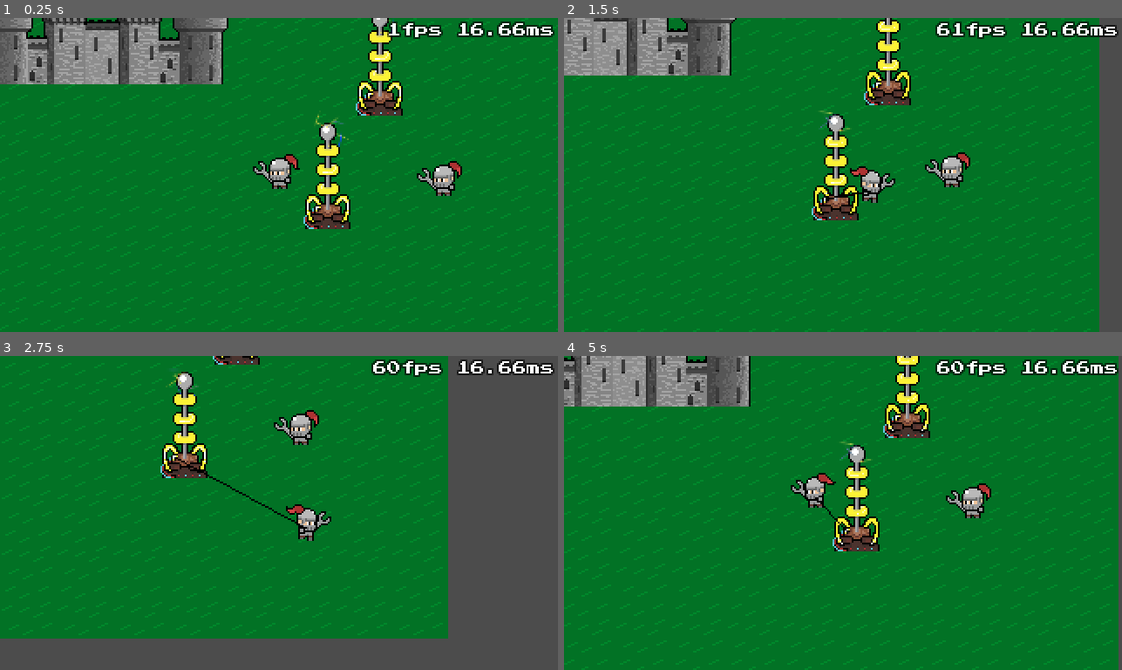
Above: before the commit, frames 1-4 (two rows, left to right).
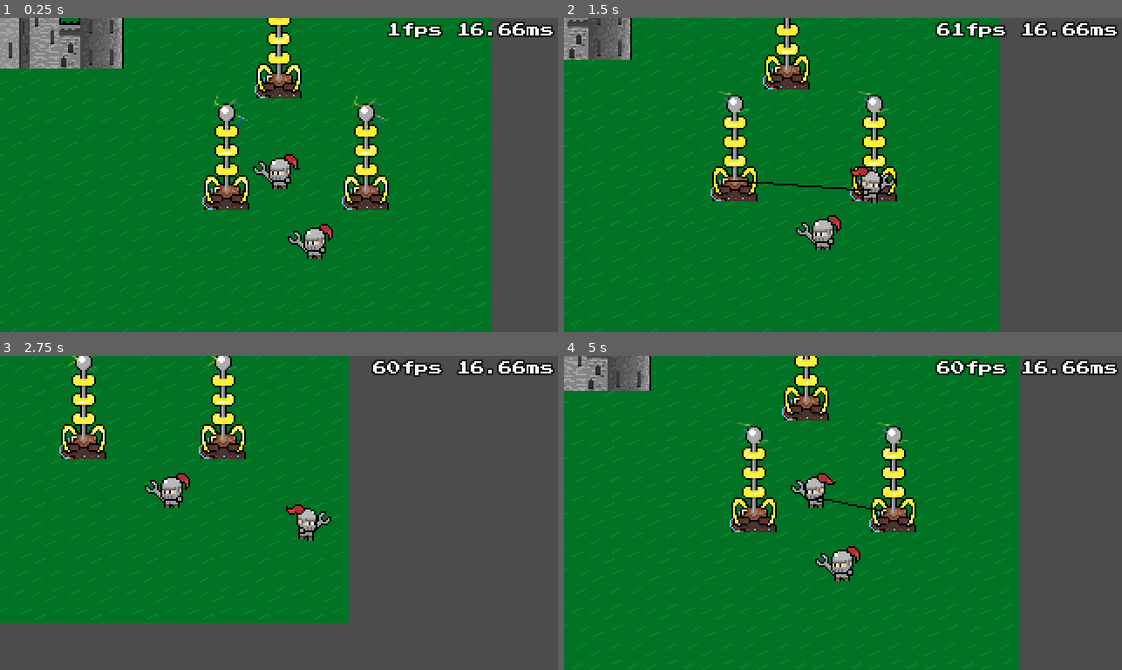
Above: after the commit, the same moments.

Repository: GreenDjango/GMTK2021
Game: Godot game, scene res://src/scenes/Game.tscn
The game is run twice, just before and just after one commit, with the same random seed, the same clock (stepped at 60 frames per second) and the same inputs.
Inputs:
- Up to frame 1 (0.25 s): no input
- Up to frame 2 (1.5 s): tap Enter (ui_accept) at 0.5, 0.77 s; hold Right (right) 0.53-1.28 s; hold C (cut) 0.53-1.28 s; hold Down (down) from 1.28 s (still down); tap C (cut) at 1.35 s
- Up to frame 3 (2.75 s): tap Enter (ui_accept) at 1.52 s; release Down (down) at 2.03 s; hold Right (right) from 2.03 s (still down); hold C (cut) from 2.03 s (still down)
- Up to frame 4 (5 s): release Right (right) at 2.78 s; release C (cut) at 2.78 s; hold Up (up) 2.78-3.53 s; tap C (cut) at 2.85, 4.35 s; tap Enter (ui_accept) at 3.02, 3.77, 4.52 s; hold C (cut) 3.53-4.28 s; hold Left (left) from 3.53 s (still down)

The runs differ from the first frame. In frame 1, 28% of the frame differs, in the area x 0-100%, y 0-100%; in frame 2, 30%; in frame 3, 24%; in frame 4, 30%.

Commit message:
UPDATE: cable cross point

Diff:
--- a/src/scenes/Game.tscn
+++ b/src/scenes/Game.tscn
@@ -48,7 +48,7 @@
 [node name="YSort" type="YSort" parent="."]
 
 [node name="Player" parent="YSort" instance=ExtResource( 2 )]
-position = Vector2( 172.787, 100.501 )
+position = Vector2( 230, 110 )
 
 [node name="Camera2D" type="Camera2D" parent="YSort/Player"]
 current = true
@@ -75,16 +75,19 @@
 }
 
 [node name="Mob" parent="YSort" instance=ExtResource( 6 )]
-position = Vector2( 267.11, 104.475 )
+position = Vector2( 250, 150 )
 
 [node name="Castle" parent="YSort" instance=ExtResource( 7 )]
 position = Vector2( 72, 25 )
 
 [node name="Tower" parent="YSort" instance=ExtResource( 10 )]
-position = Vector2( 230.927, 51.0576 )
+position = Vector2( 230, 51 )
 
 [node name="Tower2" parent="YSort" instance=ExtResource( 10 )]
-position = Vector2( 201.227, 116.465 )
+position = Vector2( 200, 115 )
+
+[node name="Tower3" parent="YSort" instance=ExtResource( 10 )]
+position = Vector2( 280, 115 )
 
 [node name="MainCable" parent="." instance=ExtResource( 9 )]
 
@@ -95,15 +98,15 @@
 anchor_top = 0.5
 anchor_right = 0.5
 anchor_bottom = 0.5
-margin_right = 8.0
+margin_right = 15.0
 margin_bottom = 8.0
 custom_fonts/font = SubResource( 1 )
-text = "a"
 __meta__ = {
 "_edit_use_anchors_": false
 }
 
 [node name="Test" type="MeshInstance2D" parent="."]
+visible = false
 mesh = SubResource( 2 )
 
 [node name="CanvasLayer" type="CanvasLayer" parent="."]
--- a/src/scripts/Game.gd
+++ b/src/scripts/Game.gd
@@ -21,17 +21,19 @@
 
 func _physics_process(_delta : float):
 	active_cable = null
+	var cable_info = {"distance": INF}
 	for cable in cables.get_children():
 		var section = is_under_cable(cable.from, cable.to, player.action_shape)
-		if section:
-			break
-			$Message.text = 'Cut'
-			$Message.rect_position = player.global_position - $Message.rect_size / 2
-			$Message.visible = true
+		if section && section["distance"] < cable_info["distance"]:
+			cable_info = section
 			active_cable = cable
-			break
+
 	if !active_cable:
 		$Message.visible = false
+	else:
+		$Message.text = 'Cut'
+		$Message.rect_position = cable_info["cross_point"]
+		$Message.visible = true
 
 func _input(event : InputEvent):
 	if event.is_action_pressed("ui_accept"):
@@ -69,7 +71,7 @@
 	main_cable.visible = false
 	player.is_grab = false
 
-func is_under_cable(cable_start : Vector2, cable_end : Vector2, player_area : CollisionShape2D) -> bool:
+func is_under_cable(cable_start : Vector2, cable_end : Vector2, player_area : CollisionShape2D):
 	#      A: circle
 	#      /      |
 	#     /       |
@@ -105,13 +107,12 @@
 	var zeta = acos(dot_prod / (AB_side * BC_side))
 	var AD_side = sin(zeta) * AB_side
 
-	if 1:
-		zeta = PI - zeta
-
 	if (AD_side <= radius):
-		$Test.position = Vector2( cos(zeta) , sin(zeta) ) * AD_side + A
-		# prints(rad2deg(zeta), AD_side, A, $Test.position)
-		return true
+		var cross_point = Vector2()
+		cross_point.x = A.x
+		# Point-Slope Equation of a Line: y = m(x − x1) + y1
+		cross_point.y = (BC.y / BC.x ) * (A.x - B.x) + B.y
+		return {"cross_point": cross_point, "distance": AD_side}
 	return false
 
 
